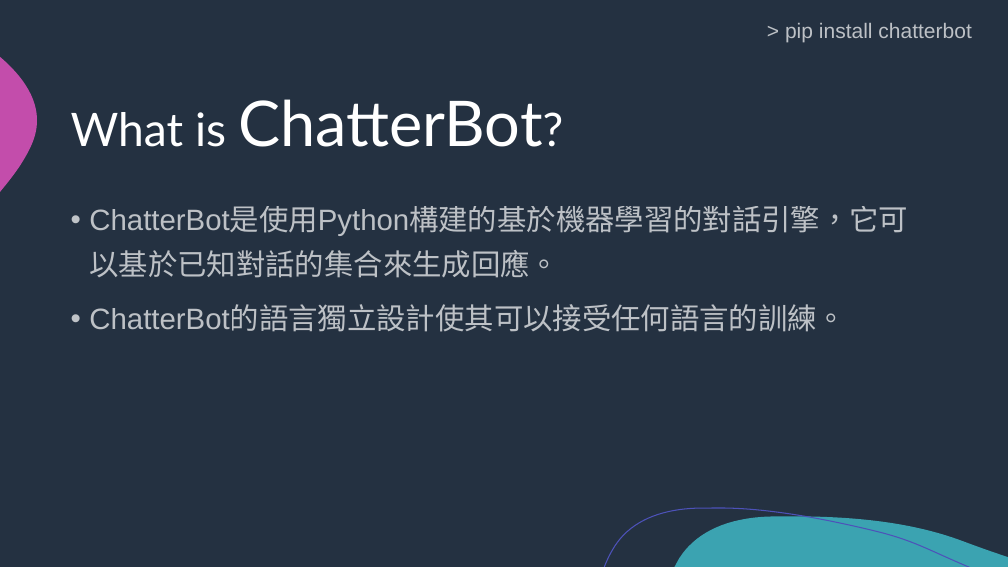
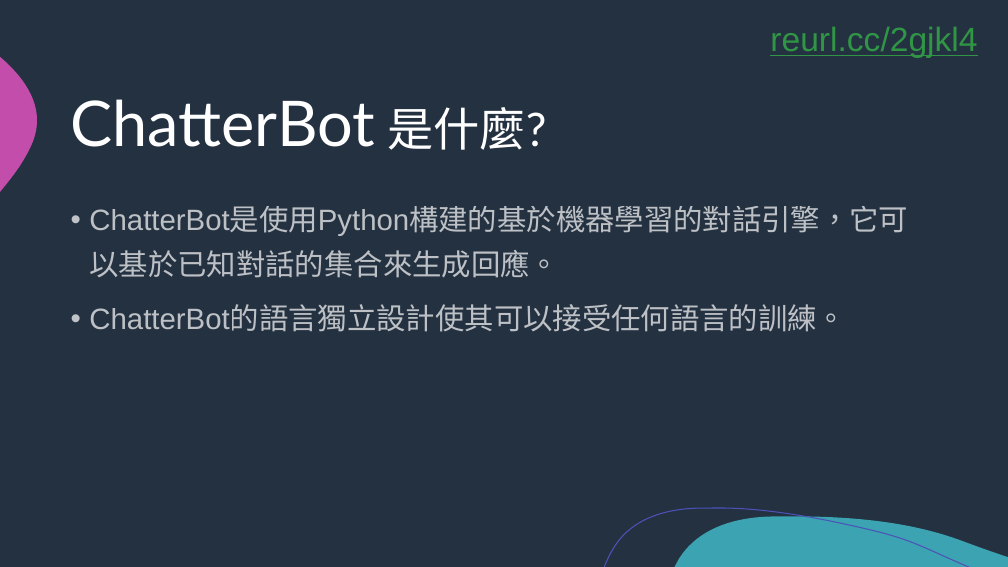
Before and after one commit to NCKU-BDA-2020/2020-NCKU-BDA-Technical-Presentation-I, a slide deck: slide 4 of ChatterBot/Chatterbot_ppt.pptx (slide 3 before the commit). Drawn at 1008x567 pixels with LibreOffice and Linux fonts; fonts in the diff are those of the drawing. Boxes give left, top, right and bottom in pixels: in the first picture for what was removed or moved away, otherwise in the second. Text is boxed around its words. In the diff, an @@ line names an element or a change of style, - is before the commit and + after.

Commit message:
Add materials of ChatterBot

```diff
--- a/ChatterBot/Chatterbot_ppt.pptx
+++ b/ChatterBot/Chatterbot_ppt.pptx
@@ text added at (x1=770, y1=27, x2=977, y2=58), 32 pt, text #319546, underline @@
+reurl.cc/2gjkl4
@@ text removed at (x1=785, y1=23, x2=971, y2=42) @@
-> pip install chatterbot
@@ title at (x1=71, y1=99, x2=546, y2=150): text changed @@
-What is ChatterBot?
+ChatterBot 是什麼?
```
Also in this commit, not shown: 9 other slides changed, 4 slides added, 8 slides removed, 2 other files.
